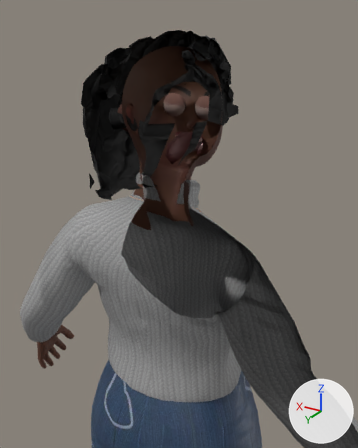
A saved change to the glTF model client/public/models/Girlfriend.glb.
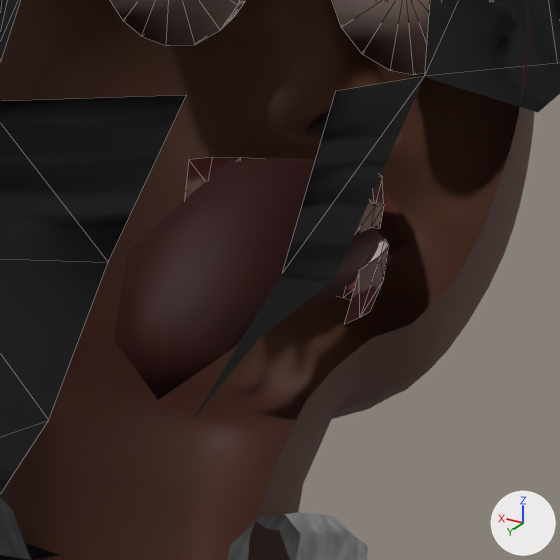
Each version appears first from a camera (50 mm lens) standing at (-0.439, 0.662, 1.785) and looking at (-0.015, -0.045, 1.431), and next in a close-up on the part from 42% to 63% of the width and 25% to 42% of the height. Arrows for +X, +Y and +Z are at lower right; the lights stay in place. The close-ups show mesh edges as thin lines. Everything nearer to the camera than a plane just in front of the edit is cut away. Vertices at the same position are counted once.

Objects in the first close-up: 'EyeLeft', 'EyeRight', 'Wolf3D_Hair', 'Wolf3D_Head', 'Wolf3D_Outfit_Top', 'Wolf3D_Teeth'.
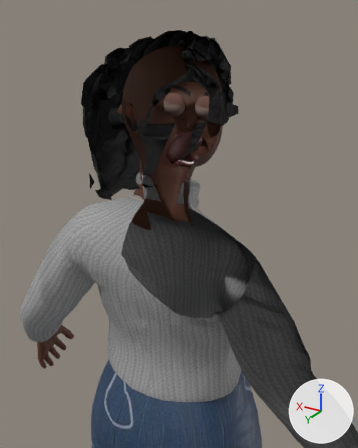
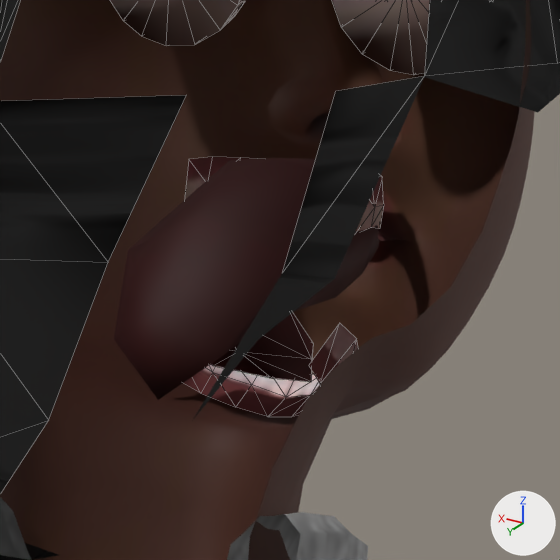
The newer file adds a shape key; the second version is drawn at full value of the shape key 'jawOpen' of 'Wolf3D_Teeth', and the change is written as the vertex moves it makes.

Location of each change, (x1, y1, x2, y2) in pixels of the close-ups (560 x 560 px; the box of a moved part takes in the faces that stretch with it):
'Wolf3D_Teeth', reshaped: before (184, 157, 389, 324); after (184, 157, 384, 417)
part 1 of me_wolf3d_teeth, moved or reshaped: before (338, 241, 389, 324); after (184, 323, 359, 417)
part 2 of me_wolf3d_teeth, moved or reshaped (not visible before): after (211, 312, 313, 382)

The change, as a diff of the scene's bpy script:
```diff
--- a/client/public/models/Girlfriend.glb.py
+++ b/client/public/models/Girlfriend.glb.py
@@ me_wolf3d_teeth @@
 me_wolf3d_teeth.from_pydata(...)  # 77 vertices, 100 faces; spans x -0.0275..0.0275, y -0.1305..-0.0649, z 1.5485..1.5837
 # used by ob_wolf3d_teeth; location = (0.0, 0.0, 0.0)
+# me_wolf3d_teeth part 1: the loose piece of 29 vertices spanning x -0.0275..0.0275, y -0.1285..-0.0889, z 1.5485..1.5652 is turned 39 degrees about the x axis through its middle, then moved by (0.0, 0.0176, -0.0196)
+# me_wolf3d_teeth part 2: the loose piece of 17 vertices spanning x -0.02..0.02, y -0.115..-0.0649, z 1.5602..1.5717 is turned 39 degrees about the x axis through its middle, then moved by (0.0, 0.0092, -0.0154)
 me_wolf3d_teeth.materials.append(mat_wolf3d_teeth)
```
